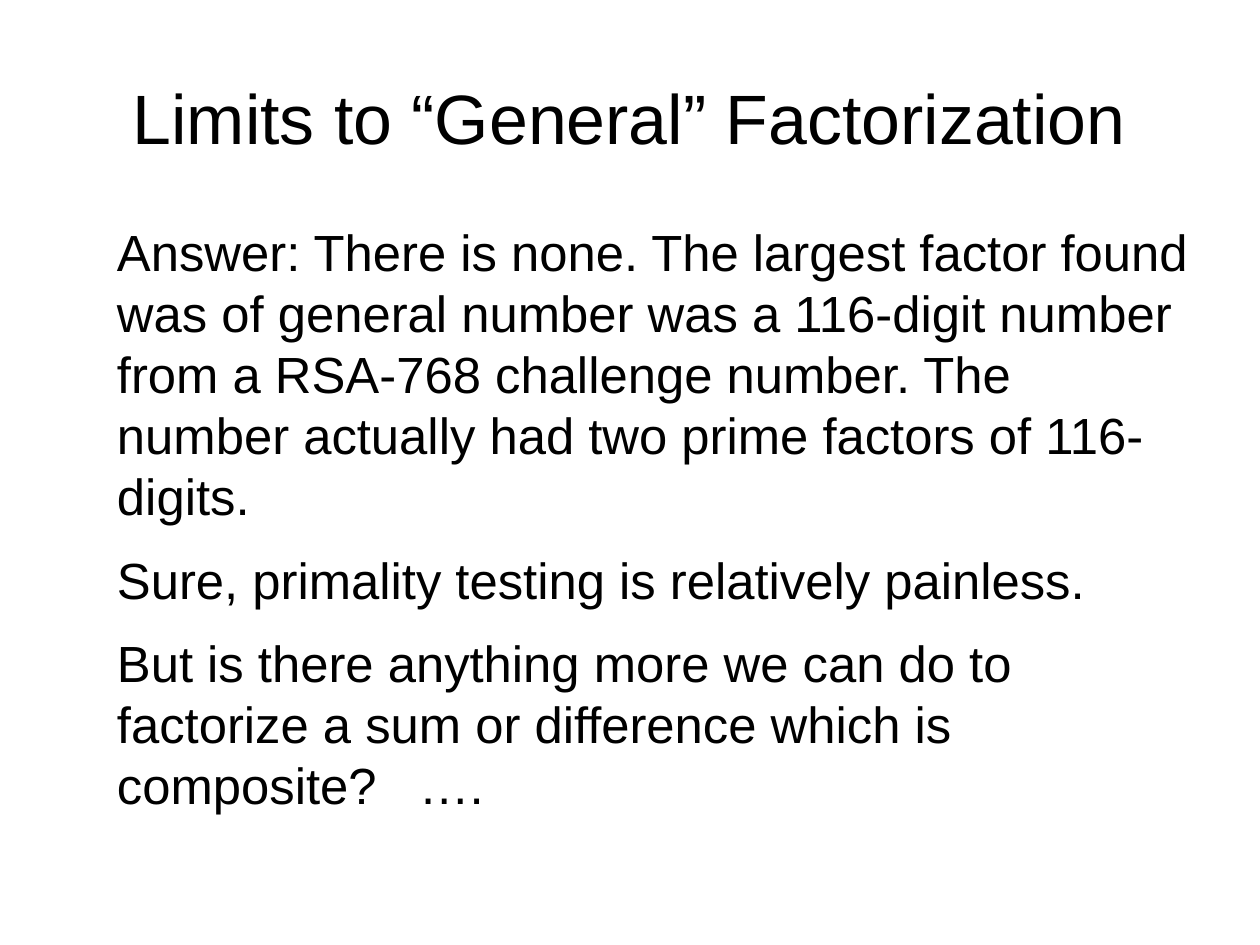
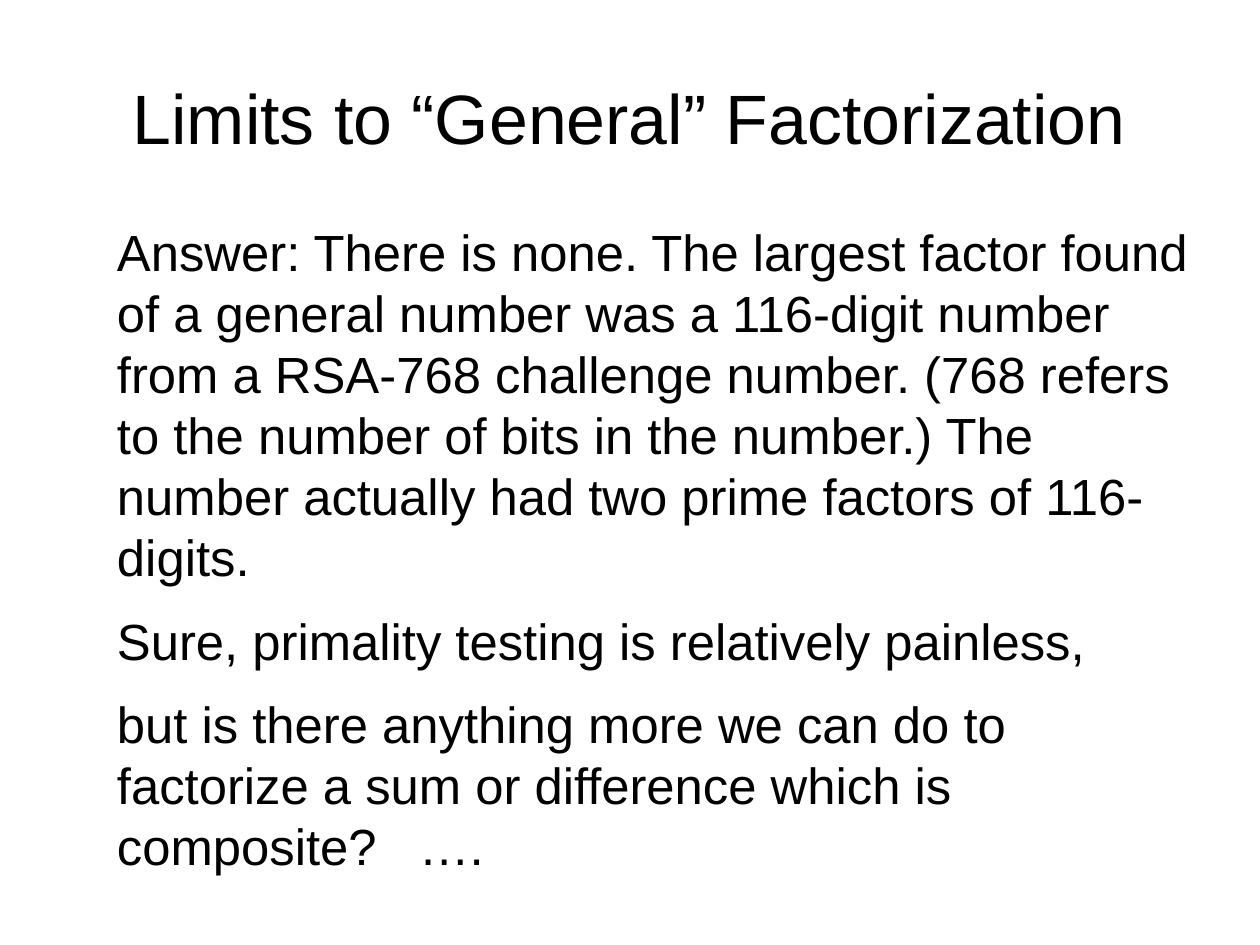
Before and after one commit to grandpascorpion/canon, a slide deck: slide 34 of goBigOrGoHome.odp (slide 31 before the commit). Drawn at 1260x945 pixels with LibreOffice and Linux fonts; fonts in the diff are those of the drawing. Boxes give left, top, right and bottom in pixels: in the first picture for what was removed or moved away, otherwise in the second. Text is boxed around its words. In the diff, an @@ line names an element or a change of style, - is before the commit and + after.

```diff
--- a/goBigOrGoHome.odp
+++ b/goBigOrGoHome.odp
@@ text at (117,234,1188,876): text changed @@
-Answer: There is none. The largest factor found was of general number was a 116-digit number from a RSA-768 challenge number. The number actually had two prime factors of 116-digits.
-Sure, primality testing is relatively painless.
-But is there anything more we can do to factorize a sum or difference which is composite? ….
+Answer: There is none. The largest factor found of a general number was a 116-digit number from a RSA-768 challenge number. (768 refers to the number of bits in the number.) The number actually had two prime factors of 116-digits.
+Sure, primality testing is relatively painless,
+but is there anything more we can do to factorize a sum or difference which is composite? ….
```
Also in this commit, not shown: 40 other slides changed, 11 slides added, 1 other file.
